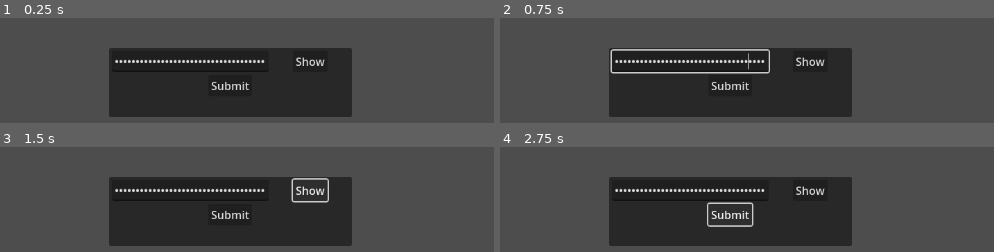
Above: before the commit, frames 1-4 (two rows, left to right).
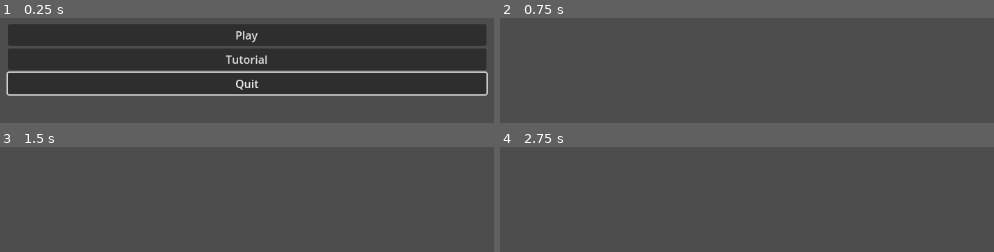
Above: after the commit, the same moments.

Repository: HugoBrisebois/echonights
Game: Godot game, scene res://main_menu.tscn
The game is run twice, just before and just after one commit, with the same random seed, the same clock (stepped at 60 frames per second) and the same inputs. Before the commit the project starts from res://addons/godot_super-wakatime/api_key_prompt.tscn.
Inputs (mouse positions are in pixels of both pictures, inside the frame that each line leads up to):
- Up to frame 1 (0.25 s): no input
- Up to frame 2 (0.75 s): click (747, 58) at 0.5 s, where only the run after the commit has a clickable "Tutorial"
- Up to frame 3 (1.5 s): click (311, 190) at 1.25 s, where only the run before the commit has a clickable "Show"
- Up to frame 4 (2.75 s): click (732, 214) at 2 s, where only the run before the commit has a clickable "Submit"

The runs differ from the first frame. In frame 1, 55% of the frame differs, in the area x 1-99%, y 5-95%; in frame 2, 32%; in frame 3, 32%; in frame 4, 32%.

Commit message:
finished the main menu with functional  buttons although has a bug in the code that doesn't allow the gamepad to press and then go the the next scene

Diff:
--- /dev/null
+++ b/level_1.tscn
@@ -0,0 +1,3 @@
+[gd_scene format=3 uid="uid://mv723h7kbqex"]
+
+[node name="level1" type="Node2D"]
--- /dev/null
+++ b/main_menu.gd
@@ -0,0 +1,13 @@
+extends Control
+
+
+func _on_play_pressed() -> void:
+	get_tree().change_scene_to_file("res://level_1.tscn")
+
+
+func _on_tutorial_pressed() -> void:
+	get_tree().change_scene_to_file("res://tutorial.tscn")
+
+
+func _on_quit_pressed() -> void:
+	get_tree().quit()
--- a/main_menu.tscn
+++ b/main_menu.tscn
@@ -1,9 +1,45 @@
-[gd_scene format=3 uid="uid://4vbfhvr2gpgd"]
+[gd_scene load_steps=3 format=3 uid="uid://4vbfhvr2gpgd"]
 
-[node name="main menu" type="Node2D"]
+[ext_resource type="Script" uid="uid://c51vphjx1glas" path="res://main_menu.gd" id="1_06t4h"]
+[ext_resource type="Script" uid="uid://bskntb3b63a41" path="res://quit.gd" id="2_7vrkn"]
 
-[node name="Button" type="Button" parent="."]
-offset_left = 75.0
-offset_top = 113.0
-offset_right = 1053.0
-offset_bottom = 412.0
+[node name="Control" type="Control"]
+layout_mode = 3
+anchors_preset = 15
+anchor_right = 1.0
+anchor_bottom = 1.0
+offset_left = 5.0
+offset_top = 5.0
+offset_right = 9.0
+offset_bottom = 5.0
+grow_horizontal = 2
+grow_vertical = 2
+script = ExtResource("1_06t4h")
+
+[node name="MarginContainer" type="MarginContainer" parent="."]
+layout_mode = 0
+offset_left = 250.0
+offset_top = 235.0
+offset_right = 940.0
+offset_bottom = 583.0
+
+[node name="VBoxContainer" type="VBoxContainer" parent="MarginContainer"]
+layout_mode = 2
+
+[node name="play" type="Button" parent="MarginContainer/VBoxContainer"]
+layout_mode = 2
+text = "Play"
+
+[node name="tutorial" type="Button" parent="MarginContainer/VBoxContainer"]
+layout_mode = 2
+text = "Tutorial
+"
+
+[node name="quit" type="Button" parent="MarginContainer/VBoxContainer"]
+layout_mode = 2
+text = "Quit"
+script = ExtResource("2_7vrkn")
+
+[connection signal="pressed" from="MarginContainer/VBoxContainer/play" to="." method="_on_play_pressed"]
+[connection signal="pressed" from="MarginContainer/VBoxContainer/tutorial" to="." method="_on_tutorial_pressed"]
+[connection signal="pressed" from="MarginContainer/VBoxContainer/quit" to="." method="_on_quit_pressed"]
--- a/project.godot
+++ b/project.godot
@@ -11,9 +11,13 @@
 [application]
 
 config/name="echonights"
-run/main_scene="uid://bv3rxl15k7bj6"
+run/main_scene="uid://4vbfhvr2gpgd"
 config/features=PackedStringArray("4.4", "GL Compatibility")
 config/icon="res://icon.svg"
+
+[audio]
+
+buses/default_bus_layout=""
 
 [editor_plugins]
 
--- /dev/null
+++ b/quit.gd
@@ -0,0 +1,7 @@
+extends Button
+
+func _ready() -> void:
+	grab_focus()
+
+func _proccess(delta: float) -> void:
+	pass
Not shown, added: main_menu.gd.uid
Not shown, added: quit.gd.uid
Not shown, changed: README.md
